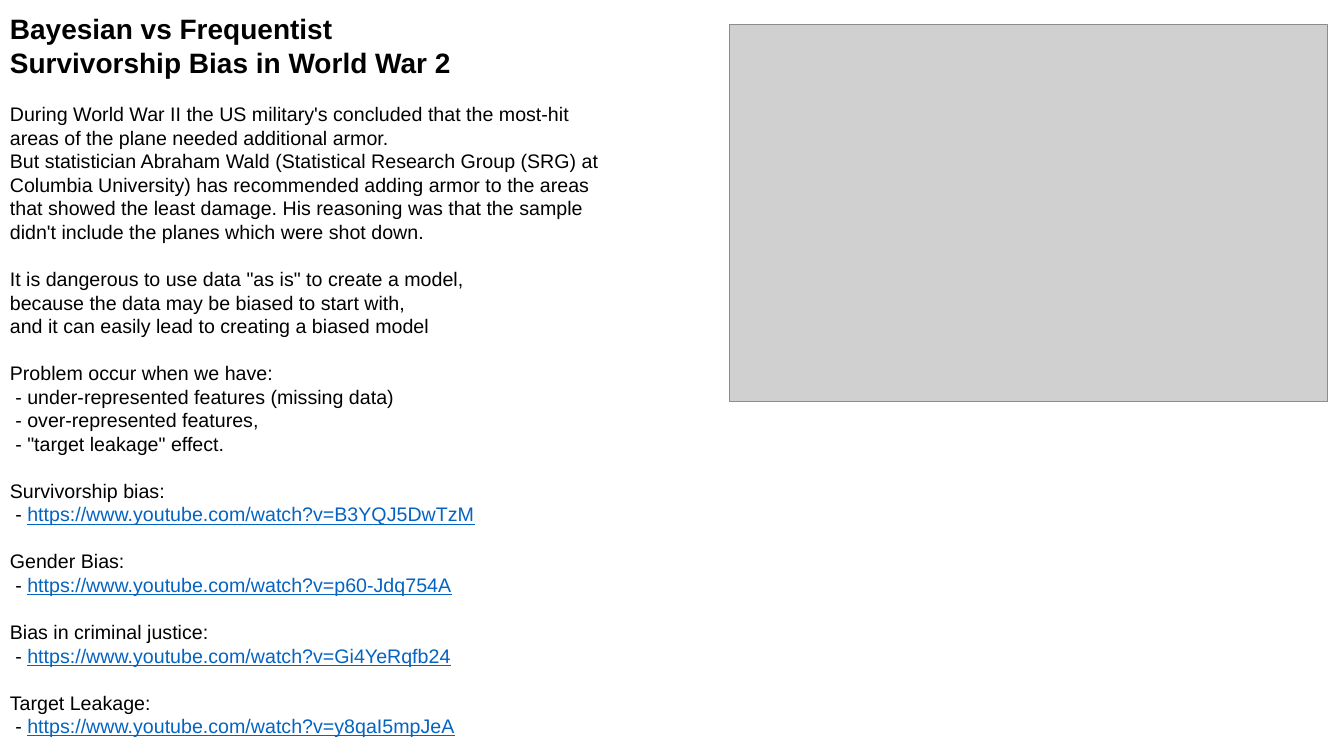
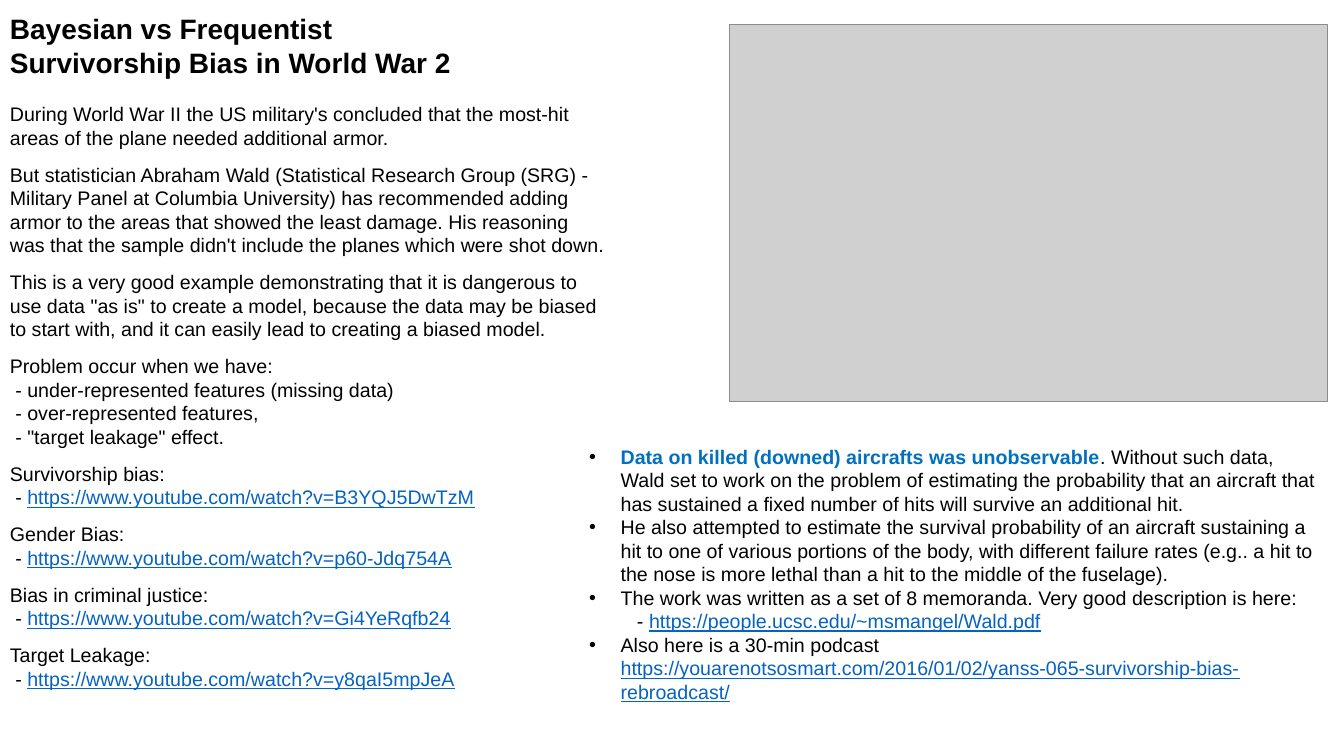
Before and after one commit to lselector/ml_ai_doc, a slide deck: slide 2 of statistics_08_Bayes_Bayesian.pptx. Drawn at 1344x756 pixels with LibreOffice and Linux fonts; fonts in the diff are those of the drawing; grey boxes stand for pictures. Boxes give left, top, right and bottom in pixels: in the first picture for what was removed or moved away, otherwise in the second. Text is boxed around its words. In the diff, an @@ line names an element or a change of style, - is before the commit and + after.

```diff
--- a/statistics_08_Bayes_Bayesian.pptx
+++ b/statistics_08_Bayes_Bayesian.pptx
@@ text at [10,167,603,690]: text changed @@
-But statistician Abraham Wald (Statistical Research Group (SRG) at Columbia University) has recommended adding armor to the areas that showed the least damage. His reasoning was that the sample didn't include the planes which were shot down.
-It is dangerous to use data "as is" to create a model,
-because the data may be biased to start with,
-and it can easily lead to creating a biased model
-Problem occur when we have:
-- under-represented features (missing data)
-- over-represented features,
-- "target leakage" effect.
-Survivorship bias:
-- https://www.youtube.com/watch?v=B3YQJ5DwTzM
-Gender Bias:
-- https://www.youtube.com/watch?v=p60-Jdq754A
-Bias in criminal justice:
-- https://www.youtube.com/watch?v=Gi4YeRqfb24
-Target Leakage:
-- https://www.youtube.com/watch?v=y8qaI5mpJeA
+But statistician Abraham Wald (Statistical Research Group (SRG) - Military Panel at Columbia University) has recommended adding armor to the areas that showed the least damage. His reasoning was that the sample didn't include the planes which were shot down.
+This is a very good example demonstrating that it is dangerous to use data "as is" to create a model, because the data may be biased to start with, and it can easily lead to creating a biased model.
+Problem occur when we have:
+- under-represented features (missing data)
+- over-represented features,
+- "target leakage" effect.
+Survivorship bias:
+- https://www.youtube.com/watch?v=B3YQJ5DwTzM
+Gender Bias:
+- https://www.youtube.com/watch?v=p60-Jdq754A
+Bias in criminal justice:
+- https://www.youtube.com/watch?v=Gi4YeRqfb24
+Target Leakage:
+- https://www.youtube.com/watch?v=y8qaI5mpJeA
@@ text added at [621,449,1315,702], 14 pt, text #000000 @@
+• Data on killed (downed) aircrafts was unobservable. Without such data, Wald set to work on the problem of estimating the probability that an aircraft that has sustained a fixed number of hits will survive an additional hit.
+• He also attempted to estimate the survival probability of an aircraft sustaining a hit to one of various portions of the body, with different failure rates (e.g.. a hit to the nose is more lethal than a hit to the middle of the fuselage).
+• The work was written as a set of 8 memoranda. Very good description is here:
+  - https://people.ucsc.edu/~msmangel/Wald.pdf
+• Also here is a 30-min podcast https://youarenotsosmart.com/2016/01/02/yanss-065-survivorship-bias-rebroadcast/
```
Also in this commit, not shown: 1 slide added, 1 slide removed.
